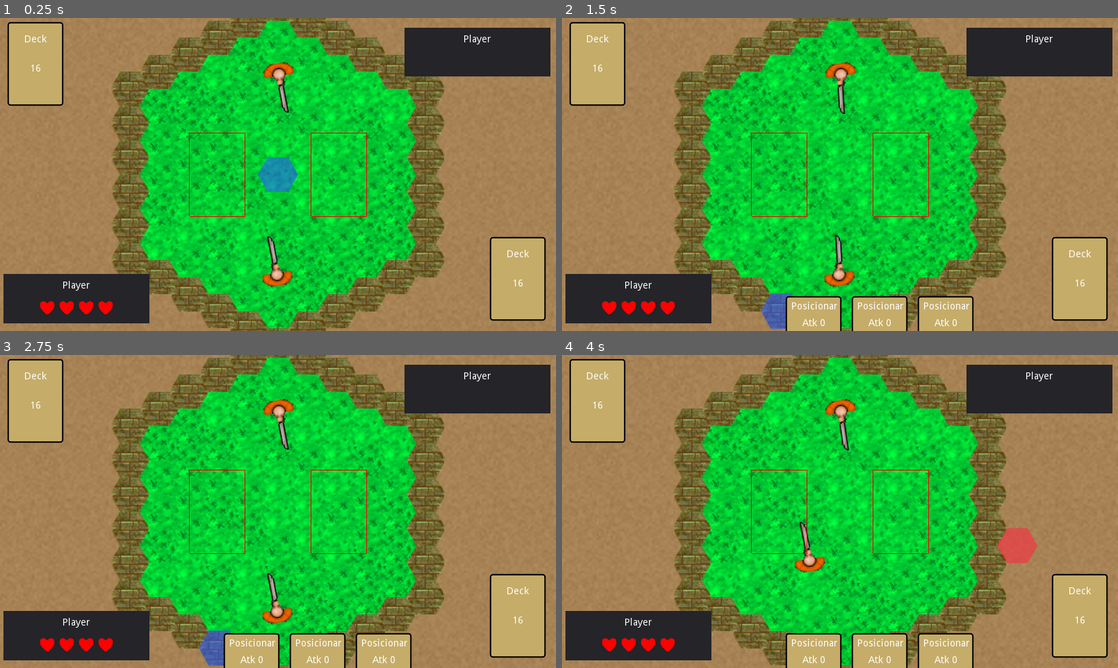
Above: before the commit, frames 1-4 (two rows, left to right).
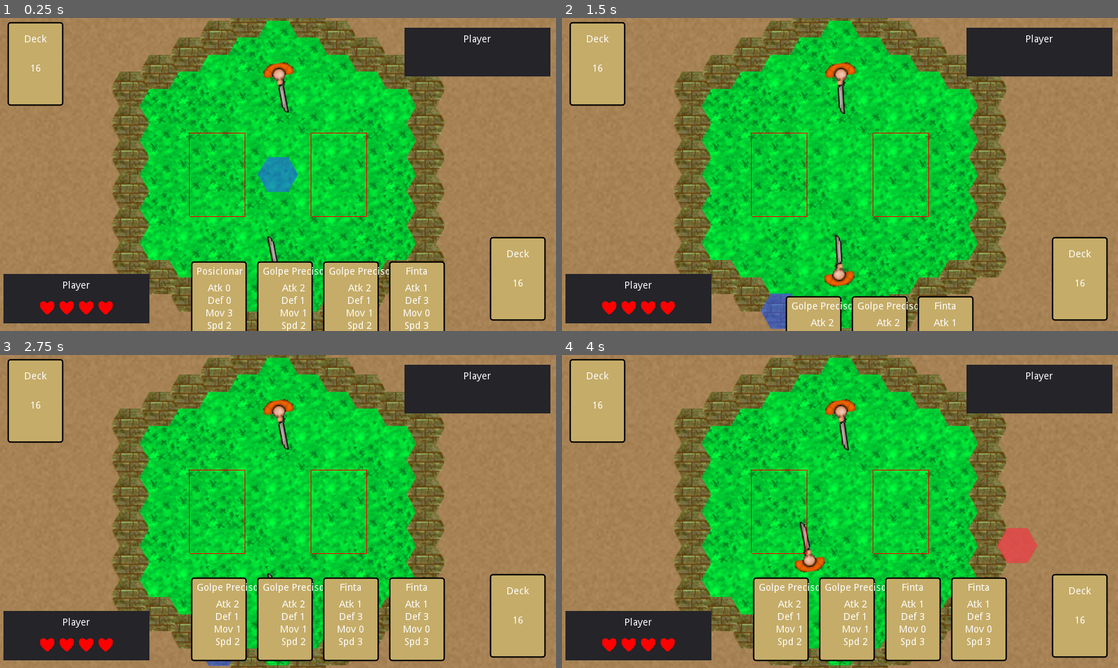
Above: after the commit, the same moments.

Repository: AndreMicheletti/samurai-hex-game
Game: Godot game, scene res://scenes/Game.tscn
Same seed, same stepped clock (60 frames per second), same inputs: the game is played once before the commit and once after it.
Inputs (mouse positions are in pixels of both pictures, inside the frame that each line leads up to):
- Up to frame 1 (0.25 s): no input
- Up to frame 2 (1.5 s): move the mouse to (778, 296) at 0.52 s; click (778, 296) at 0.67 s; move the mouse to (1079, 277) at 1.27 s; click (1079, 277) at 1.42 s
- Up to frame 3 (2.75 s): move the mouse to (33, 401) at 2.02 s; click (33, 401) at 2.17 s
- Up to frame 4 (4 s): move the mouse to (812, 574) at 2.77 s; click (812, 574) at 2.92 s; move the mouse to (1006, 558) at 3.52 s; click (1006, 558) at 3.67 s

The runs differ from the first frame. In frame 1, 9.1% of the frame differs, in the area x 34-81%, y 77-100%; in frame 2, 0.5%; in frame 3, 11%, in the area x 34-81%, y 70-100%; in frame 4, 11%.

Commit message:
added basic cards resources and edited Samurai Deck. Added basic Game turn controller

Diff:
--- /dev/null
+++ b/resources/cards/finta.tres
@@ -0,0 +1,12 @@
+[gd_resource type="Resource" load_steps=2 format=2]
+
+[ext_resource path="res://scripts/resources/CardResource.gd" type="Script" id=1]
+
+[resource]
+script = ExtResource( 1 )
+id = 6
+title = "Finta"
+mov = 0
+atk = 1
+def = 3
+speed = 3
--- /dev/null
+++ b/resources/cards/golpe_forte.tres
@@ -0,0 +1,12 @@
+[gd_resource type="Resource" load_steps=2 format=2]
+
+[ext_resource path="res://scripts/resources/CardResource.gd" type="Script" id=1]
+
+[resource]
+script = ExtResource( 1 )
+id = 2
+title = "Golpe Forte"
+mov = 1
+atk = 3
+def = 0
+speed = 1
--- /dev/null
+++ b/resources/cards/golpe_preciso.tres
@@ -0,0 +1,12 @@
+[gd_resource type="Resource" load_steps=2 format=2]
+
+[ext_resource path="res://scripts/resources/CardResource.gd" type="Script" id=1]
+
+[resource]
+script = ExtResource( 1 )
+id = 4
+title = "Golpe Preciso"
+mov = 1
+atk = 2
+def = 1
+speed = 2
--- /dev/null
+++ b/resources/cards/golpe_rapido.tres
@@ -0,0 +1,12 @@
+[gd_resource type="Resource" load_steps=2 format=2]
+
+[ext_resource path="res://scripts/resources/CardResource.gd" type="Script" id=1]
+
+[resource]
+script = ExtResource( 1 )
+id = 3
+title = "Golpe Rápido"
+mov = 2
+atk = 1
+def = 1
+speed = 3
--- /dev/null
+++ b/resources/cards/guarda.tres
@@ -0,0 +1,12 @@
+[gd_resource type="Resource" load_steps=2 format=2]
+
+[ext_resource path="res://scripts/resources/CardResource.gd" type="Script" id=1]
+
+[resource]
+script = ExtResource( 1 )
+id = 5
+title = "Guarda"
+mov = 0
+atk = 0
+def = 4
+speed = 1
--- /dev/null
+++ b/resources/cards/rolamento.tres
@@ -0,0 +1,12 @@
+[gd_resource type="Resource" load_steps=2 format=2]
+
+[ext_resource path="res://scripts/resources/CardResource.gd" type="Script" id=1]
+
+[resource]
+script = ExtResource( 1 )
+id = 7
+title = "Rolamento"
+mov = 1
+atk = 0
+def = 0
+speed = 4
--- a/resources/decks/samurai_deck.tres
+++ b/resources/decks/samurai_deck.tres
@@ -1,10 +1,16 @@
-[gd_resource type="Resource" load_steps=3 format=2]
+[gd_resource type="Resource" load_steps=9 format=2]
 
 [ext_resource path="res://scripts/resources/DeckResource.gd" type="Script" id=1]
 [ext_resource path="res://resources/cards/posicionar.tres" type="Resource" id=2]
+[ext_resource path="res://resources/cards/golpe_forte.tres" type="Resource" id=3]
+[ext_resource path="res://resources/cards/golpe_preciso.tres" type="Resource" id=4]
+[ext_resource path="res://resources/cards/rolamento.tres" type="Resource" id=5]
+[ext_resource path="res://resources/cards/finta.tres" type="Resource" id=6]
+[ext_resource path="res://resources/cards/guarda.tres" type="Resource" id=7]
+[ext_resource path="res://resources/cards/golpe_rapido.tres" type="Resource" id=8]
 
 [resource]
 script = ExtResource( 1 )
 id = 1
 name = "Samurai Deck"
-cards = [ ExtResource( 2 ) ]
+cards = [ ExtResource( 2 ), ExtResource( 3 ), ExtResource( 8 ), ExtResource( 4 ), ExtResource( 7 ), ExtResource( 6 ), ExtResource( 5 ) ]
--- a/scripts/Character.gd
+++ b/scripts/Character.gd
@@ -17,10 +17,15 @@
 var moving = false
 var damage = 0
 var hand = []
+var active = false
+
+var selected_card = null
 
 # attack animations emit this to play the defense animation on target character
 signal anim_hit
 signal card_dealed
+signal card_selected
+signal turn_ended
 
 # Called when the node enters the scene tree for the first time.
 func _ready():
@@ -61,6 +66,14 @@
 	play_idle()
 	self.moving = false
 
+func on_select_card(card_res : CardResource):
+	var index = hand.find(card_res)
+	if index >= 0:
+		print("FOUND CARD IN HAND! INDEX ", index)
+		select_card(index)
+	else:
+		print("NOT FOUND CARD ", card_res.title, " IN HAND ", hand)
+
 func shuffle_deck():
 	deck.shuffle()
 
@@ -69,6 +82,16 @@
 		var card = deck.deal()
 		emit_signal("card_dealed", card)
 		hand.append(card)
+
+func select_card(index):
+	selected_card = hand[index]
+	hand.remove(index)
+	emit_signal("card_selected")
+
+func play_turn():
+	print("PLAYER PLAY TURN!! ")
+	yield(get_tree().create_timer(0.5), "timeout")
+	emit_signal("turn_ended")
 
 func get_remaining_health():
 	return Health - damage
--- a/scripts/EnemyCharacter.gd
+++ b/scripts/EnemyCharacter.gd
@@ -1,5 +1,26 @@
 extends Character
+
+enum AIMode {RANDOM, BALANCED, AGRESSIVE, DEFENSIVE}
+
+var ai_mode = AIMode.RANDOM
 
 # Called when the node enters the scene tree for the first time.
 func _ready():
 	._ready()
+
+func choose_card():
+	match ai_mode:
+		AIMode.RANDOM:
+			randomize()
+			select_card(randi() % hand.size())
+		AIMode.BALANCED:
+			pass
+		AIMode.AGGRESSIVE:
+			pass
+		AIMode.DEFENSIVE:
+			pass
+
+func play_turn():
+	print("ENEMY PLAY TURN!! ")
+	yield(get_tree().create_timer(0.5), "timeout")
+	emit_signal("turn_ended")
--- a/scripts/Game.gd
+++ b/scripts/Game.gd
@@ -1,4 +1,6 @@
 extends Node2D
+
+enum Phase {DRAW, CHOOSE, PLAY}
 
 var world_scene = preload("res://scenes/world/World.tscn")
 var player_scene = preload("res://scenes/characters/Samurai.tscn")
@@ -7,19 +9,24 @@
 var ui_scene = preload("res://scenes/gui/GameUI.tscn")
 
 var world
-
 var game_ui
-
 var player
 var enemy
+var state = Phase.DRAW
+
+var first_draw = true
 
 # Called when the node enters the scene tree for the first time.
 func _ready():
-	player = player_scene.instance()
-	enemy = enemy_scene.instance()
+	create_players()
 	create_world()
 	init_ui()
 	init_game()
+
+func create_players():
+	player = player_scene.instance()
+	enemy = enemy_scene.instance()
+	player.connect("card_selected", self, "play_phase")
 
 func create_world():
 	world = world_scene.instance()
@@ -30,9 +37,73 @@
 	game_ui = ui_scene.instance()
 	add_child(game_ui)
 	game_ui.init()
+	game_ui.connect("card_pressed", player, "on_select_card")
+	game_ui.connect("card_pressed", self, "play_phase")
 
 func init_game():
+	draw_phase()
+
+func draw_phase():
+	print("\n*********************** DRAW PHASE")
+	player.selected_card = null
+	enemy.selected_card = null
+	state = Phase.DRAW
+	if first_draw:
+		first_draw = false
+		player.deal_cards(4)
+		enemy.deal_cards(4)
+	else:
+		player.deal_cards(1)
+		enemy.deal_cards(1)
 	yield(game_ui.show_cards(), "completed")
-	player.deal_cards(4)
+	choose_phase()
+
+func choose_phase():
+	if state != Phase.DRAW:
+		return
+	print("\n*********************** CHOOSE PHASE")
+	state = Phase.CHOOSE
+	enemy.choose_card()
+
+func play_phase():
+	if state != Phase.CHOOSE:
+		return
+	print("\n*********************** PLAY PHASE")
+	state = Phase.PLAY
 	yield(game_ui.hide_cards(), "completed")
-	# yield(game_ui.show_cards(), "completed")
+	var turn_order = compare_cards()
+	print("TURN ORDER ", turn_order)
+	# FIRST ON TURN
+	turn_order[0].active = true
+	turn_order[0].play_turn()
+	yield(turn_order[0], "turn_ended")
+	turn_order[0].active = false
+
+	# SECOND ON TURN
+	turn_order[0].active = true
+	turn_order[1].play_turn()
+	yield(turn_order[1], "turn_ended")
+	turn_order[0].active = false
+
+	# BACK TO DRAW PHASE
+	draw_phase()
+
+func compare_cards():
+	# Compare the cards speed and return the turn order
+	if player.selected_card.speed != enemy.selected_card.speed:
+		if player.selected_card.speed > enemy.selected_card.speed:
+			return [player, enemy]
+		else:
+			return [enemy, player]
+	else:
+		if player.selected_card.mov != enemy.selected_card.mov:
+			if player.selected_card.mov > enemy.selected_card.mov:
+				return [player, enemy]
+			else:
+				return [enemy, player]
+		else:
+			randomize()
+			if randi() % 2 == 0:
+				return [player, enemy]
+			else:
+				return [enemy, player]
--- a/scripts/GameUI.gd
+++ b/scripts/GameUI.gd
@@ -9,6 +9,8 @@
 var enemy
 
 onready var player_cards = $Screen/Player1/Cards
+
+signal card_pressed
 
 # Called when the node enters the scene tree for the first time.
 func _ready():
@@ -39,6 +41,7 @@
 	player_cards.add_child(node)
 
 func on_card_pressed(node):
+	emit_signal("card_pressed", node.card_resource)
 	player_cards.remove_child(node)
 
 func show_cards():
--- a/scripts/World.gd
+++ b/scripts/World.gd
@@ -113,7 +113,7 @@
 #				$Samurai.look_to_hex(hex.get_axial_coords())
 
 			$Highlight.position = get_grid().get_hex_center(hex)
-			print("hex x/y ", $Highlight.position)
+#			print("hex x/y ", $Highlight.position)
 			# var path = get_grid().find_path(Vector2(0, 0), hex)
 			# print(path.size())
 			if is_outside_world(hex.get_axial_coords()):
@@ -121,8 +121,8 @@
 			else:
 				$Highlight.color = BLUE
 			if event is InputEventScreenTouch:
-				print("SCREEN TOUCH")
-				print(event)
+#				print("SCREEN TOUCH")
+#				print(event)
 				emit_signal("pressed_hex", hex)
 				$Samurai.move_to(hex.get_axial_coords())
 
